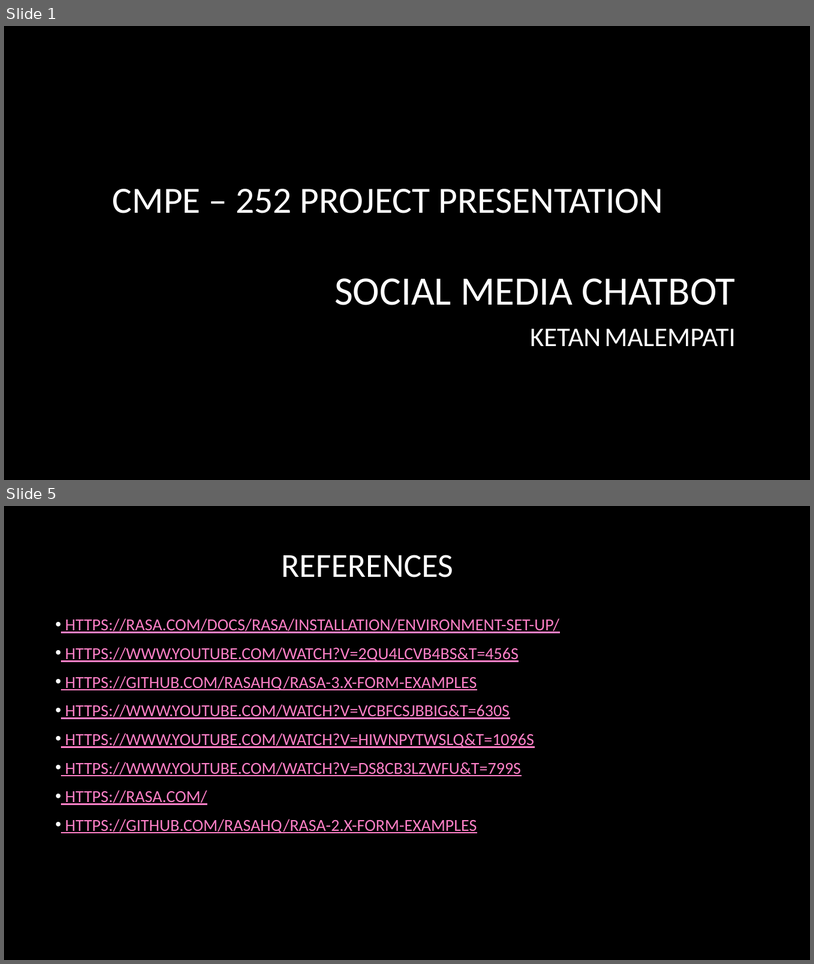
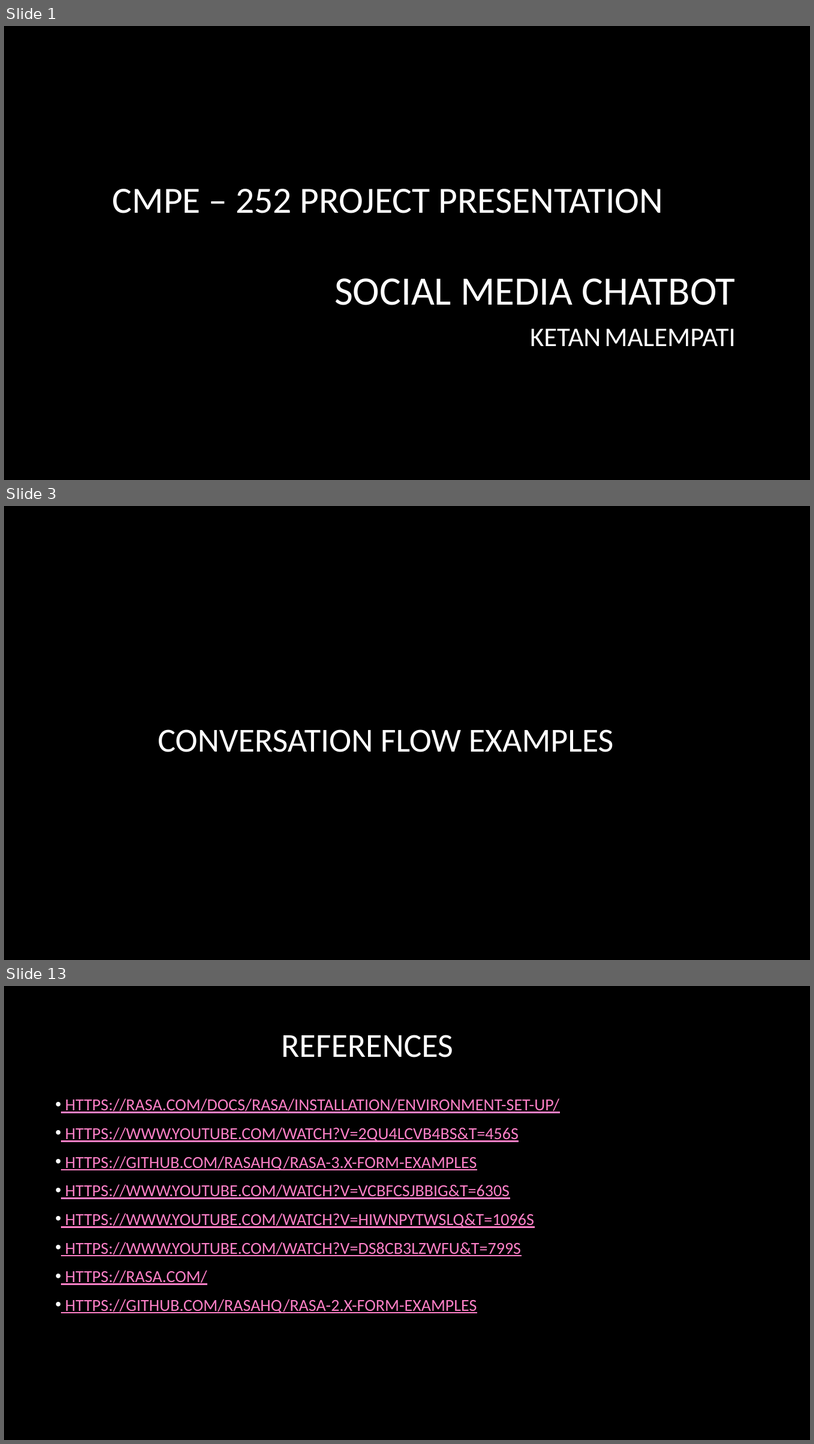
Before and after one commit to ketanmalempati/SocialMedia-ChatBot, a slide deck: CMPE-252 Social Media chatbot.pptx. Shown one above the other, each under a label of ours: slides 1 and 5 before the commit, slides 1, 3 and 13 after it; the slides between them are not shown. The pictures are 814x964 and 814x1444 pixels, drawn with LibreOffice and Linux fonts; fonts in the diff are those of the drawing; background and template pictures are left out. Boxes give left, top, right and bottom in pixels: in the first picture for what was removed or moved away, otherwise in the second. Text is boxed around its words. In the diff, an @@ line names an element or a change of style, - is before the commit and + after.

```diff
--- a/CMPE-252 Social Media chatbot.pptx
+++ b/CMPE-252 Social Media chatbot.pptx
@@ slide 3 added at (4,506,810,960), background picture (left out) @@
@@ title added at (158,729,614,752), 40 pt, text #FFFFFF @@
+CONVERSATION FLOW EXAMPLES
@@ what was slide 5 is now slide 13 @@
```
Also in this commit, not shown: 2 slides changed, 8 other slides added, 1 slide removed.
